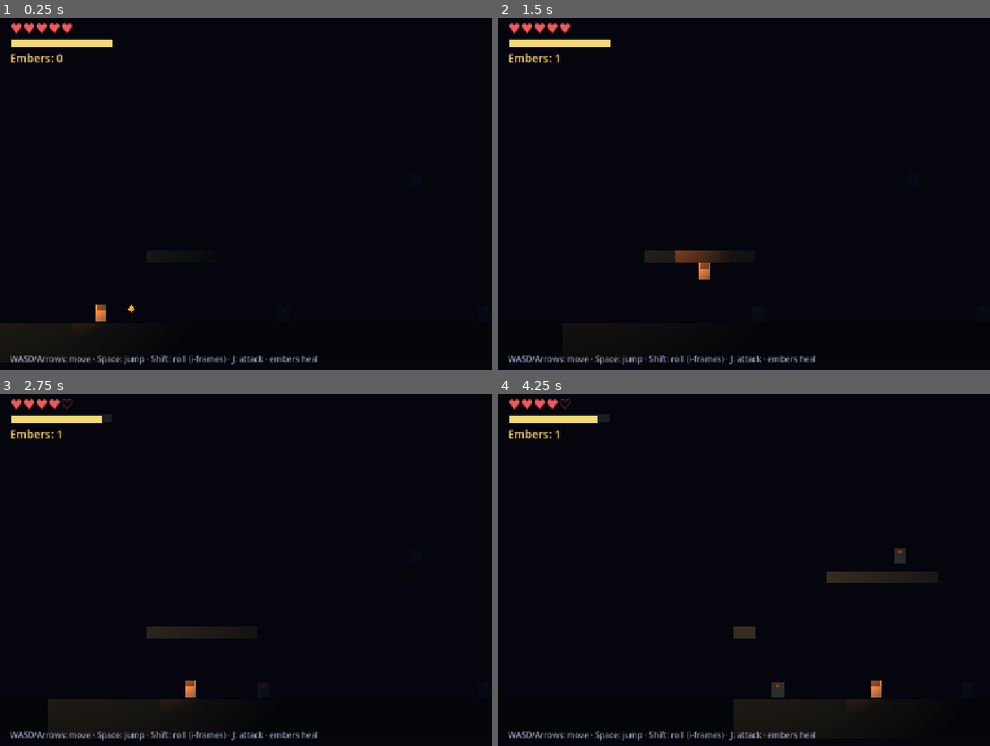
Above: before the commit, frames 1-4 (two rows, left to right).
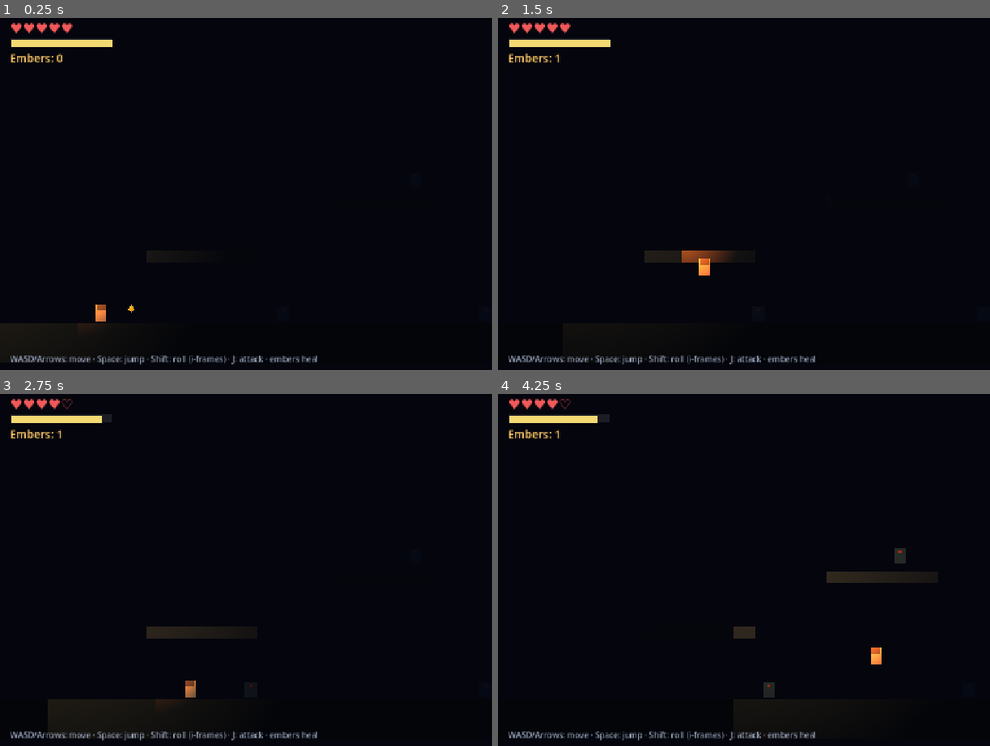
Above: after the commit, the same moments.

Repository: hugoborgplotnikov-boop/the-last-beacon
Game: Godot game, scene res://scenes/world.tscn
Same seed, same stepped clock (60 frames per second), same inputs: the game is played once before the commit and once after it.
Inputs:
- Up to frame 1 (0.25 s): no input
- Up to frame 2 (1.5 s): tap Enter at 0.5 s; hold D (move_right) from 0.53 s (still down); tap J (attack) at 0.6 s; tap Space (jump) at 0.77, 0.8, 1.07, 1.35 s
- Up to frame 3 (2.75 s): tap Space (jump) at 1.52, 1.82, 2.3 s; tap J (attack) at 1.55, 2.1 s; release D (move_right) at 2.03 s; hold A (move_left) from 2.03 s (still down)
- Up to frame 4 (4.25 s): release A (move_left) at 2.78 s; hold D (move_right) from 2.78 s (still down); tap Shift (roll) at 2.85 s; tap Space (jump) at 3.02, 3.32, 3.77, 3.8, 4.07 s; tap J (attack) at 3.05, 3.6 s

The runs differ from the first frame. In frame 1, less than 0.1% of the frame differs, in the area x 19-22%, y 83-87%; in frame 2, 0.4%, in the area x 36-47%, y 66-75%; in frame 3, less than 0.1%; in frame 4, 0.4%.

Commit message:
feat: double jump + lantern flame follows facing (player feedback)
- double jump (Space mid-air): double_jump_velocity -400, air jump refill on
  landing, flame flare as the cue; upper platforms now reachable via chain
- flame sits on the side the keeper faces (flips with facing)
- movement test extended: double jump launches higher than a single jump

Diff:
--- a/dev/TheLastBeacon/project.godot
+++ b/dev/TheLastBeacon/project.godot
@@ -1,6 +1,10 @@
 ; Engine configuration file.
 ; It's best edited using the editor UI and not directly,
 ; since the parameters that go here are not all obvious.
+;
+; Format:
+;   [section] ; section goes between []
+;   param=value ; assign values to parameters
 
 config_version=5
 
@@ -16,7 +20,6 @@
 window/size/viewport_width=1280
 window/size/viewport_height=720
 window/stretch/mode="canvas_items"
-window/stretch/aspect="keep"
 
 [input]
 
--- a/dev/TheLastBeacon/scenes/player.tscn
+++ b/dev/TheLastBeacon/scenes/player.tscn
@@ -56,6 +56,7 @@
 energy = 1.35
 
 [node name="Flame" type="PointLight2D" parent="Lantern"]
+position = Vector2(12, 0)
 texture = SubResource("Tex_flame")
 texture_scale = 0.9
 color = Color(1, 0.7, 0.3, 1)
--- a/dev/TheLastBeacon/scripts/player.gd
+++ b/dev/TheLastBeacon/scripts/player.gd
@@ -10,6 +10,7 @@
 
 @export var speed := 220.0
 @export var jump_velocity := -420.0
+@export var double_jump_velocity := -400.0
 @export var gravity := 1100.0
 @export var roll_speed := 430.0
 @export var roll_time := 0.3
@@ -32,9 +33,12 @@
 var i_frames := false
 var dead := false
 var spawn_point := Vector2.ZERO
+var air_jumps_left := 1
+var flame_boost := 0.0
 
 @onready var body: Polygon2D = $Body
 @onready var lantern: PointLight2D = $Lantern
+@onready var lantern_flame: PointLight2D = $Lantern/Flame
 @onready var attack_box: Area2D = $AttackBox
 @onready var hit_zone: Area2D = $HitZone
 
@@ -52,7 +56,11 @@
 func _process(delta: float) -> void:
 	# Subtle lantern flicker — the keeper's light is alive.
 	lantern.energy = 1.35 + sin(Time.get_ticks_msec() * 0.008) * 0.08
-	$Lantern/Flame.energy = 2.0 + sin(Time.get_ticks_msec() * 0.02) * 0.25
+	if flame_boost > 0.0:
+		flame_boost = maxf(flame_boost - delta, 0.0)
+		lantern_flame.energy = 3.8
+	else:
+		lantern_flame.energy = 2.0 + sin(Time.get_ticks_msec() * 0.02) * 0.25
 
 
 func _physics_process(delta: float) -> void:
@@ -65,10 +73,18 @@
 			facing = Vector2(dir, 0.0)
 			if not is_attacking:
 				body.scale = Vector2(facing.x, 1.0)
+			lantern_flame.position.x = 12.0 * facing.x
 		if not is_on_floor():
 			velocity.y += gravity * delta
-		if Input.is_action_just_pressed("jump") and is_on_floor() and not is_attacking:
-			velocity.y = jump_velocity
+		else:
+			air_jumps_left = 1
+		if Input.is_action_just_pressed("jump") and not is_attacking:
+			if is_on_floor():
+				velocity.y = jump_velocity
+			elif air_jumps_left > 0:
+				velocity.y = double_jump_velocity
+				air_jumps_left -= 1
+				flame_boost = 0.3
 		velocity.x = dir * speed
 
 	move_and_slide()
@@ -176,7 +192,9 @@
 	is_rolling = false
 	attack_box.monitoring = false
 	body.scale = Vector2(facing.x, 1.0)
+	lantern_flame.position.x = 12.0 * facing.x
 	body.modulate = Color.WHITE
+	air_jumps_left = 1
 	visible = true
 	set_physics_process(true)
 	health_changed.emit(health)
--- a/dev/TheLastBeacon/tests/test_movement.gd
+++ b/dev/TheLastBeacon/tests/test_movement.gd
@@ -1,6 +1,6 @@
 extends SceneTree
-## test_movement.gd — walking, jumping, gravity, landing.
-## Simulates a player: walk right, walk left, jump, land.
+## test_movement.gd — walking, jumping, DOUBLE JUMP, gravity, landing.
+## Simulates a player: walk right, walk left, jump, double jump mid-air, land.
 
 const HARNESS = preload("res://tests/harness.gd")
 
@@ -32,9 +32,12 @@
 			h.check(player.global_position.x < 400.0, "walks left")
 			Input.action_press("jump")
 		175: Input.action_release("jump")
-		200:
-			h.check(player.global_position.y < 580.0, "jump leaves the ground")
-		260:
+		195: Input.action_press("jump")   # double jump, mid-air
+		200: Input.action_release("jump")
+		210:
+			h.check(player.global_position.y < 480.0,
+				"double jump launches higher than a single jump")
+		320:
 			h.check(player.global_position.y > 598.0, "lands back on the floor")
 			quit(0 if h.summary() else 1)
 	return false
Not shown, changed: dev/TheLastBeacon/README.md
